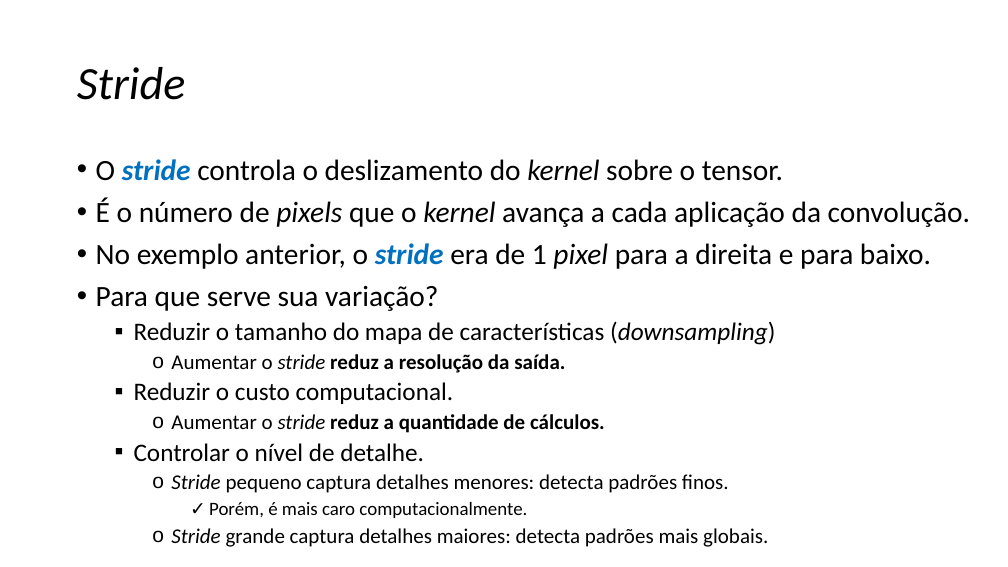
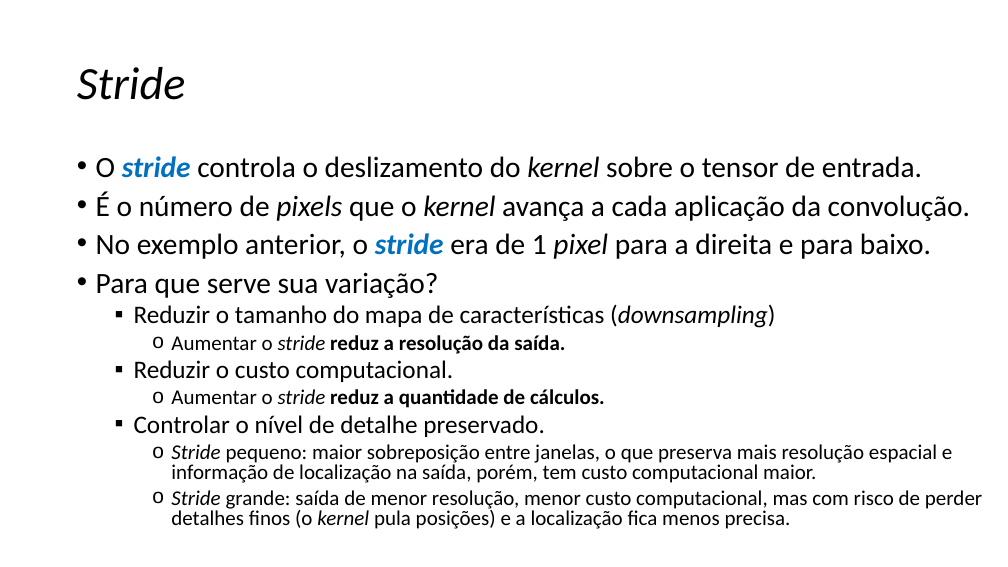
Before and after one commit to zz4fap/c24_inteligencia_artificial, a slide deck: slide 37 of slides/C24_CNN.pptx (slide 36 before the commit). Drawn at 1008x567 pixels with LibreOffice and Linux fonts; fonts in the diff are those of the drawing. Boxes give left, top, right and bottom in pixels: in the first picture for what was removed or moved away, otherwise in the second. Text is boxed around its words. In the diff, an @@ line names an element or a change of style, - is before the commit and + after.

Commit message:
update of slides

```diff
--- a/slides/C24_CNN.pptx
+++ b/slides/C24_CNN.pptx
@@ text at (96, 156, 922, 178): text changed @@
-• O stride controla o deslizamento do kernel sobre o tensor.
+• O stride controla o deslizamento do kernel sobre o tensor de entrada.
@@ text at (96, 191, 970, 408): line spacing 0.9 to 0.8 @@
@@ text at (134, 415, 982, 529): text changed @@
-  ▪ Controlar o nível de detalhe.
-    o Stride pequeno captura detalhes menores: detecta padrões finos.
-      ✓ Porém, é mais caro computacionalmente.
-    o Stride grande captura detalhes maiores: detecta padrões mais globais.
+  ▪ Controlar o nível de detalhe preservado.
+    o Stride pequeno: maior sobreposição entre janelas, o que preserva mais resolução espacial e informação de localização na saída, porém, tem custo computacional maior.
+    o Stride grande: saída de menor resolução, menor custo computacional, mas com risco de perder detalhes finos (o kernel pula posições) e a localização fica menos precisa.
```
Also in this commit, not shown: 13 other slides changed, 2 slides added, 2 other files.
